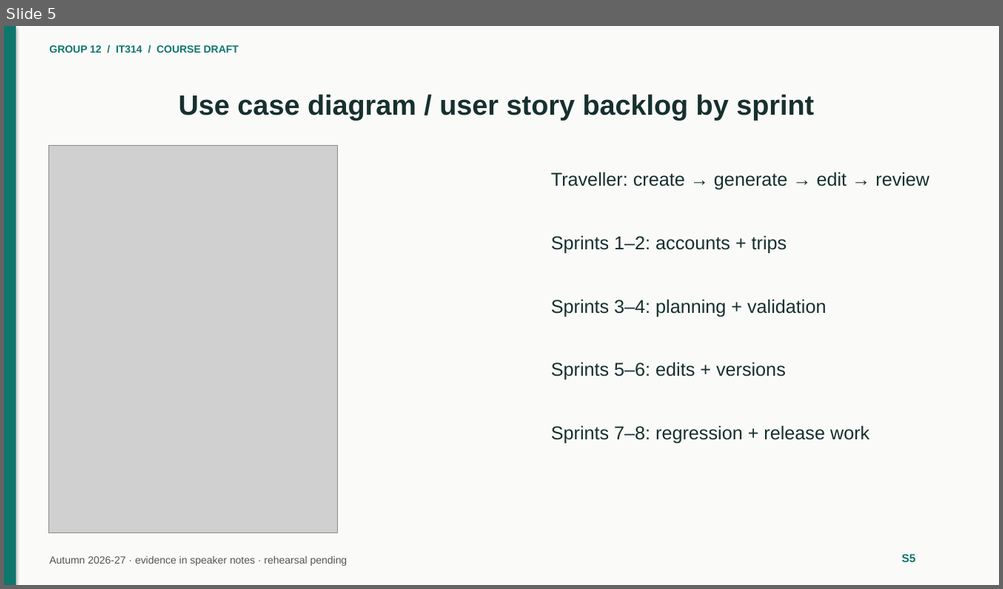
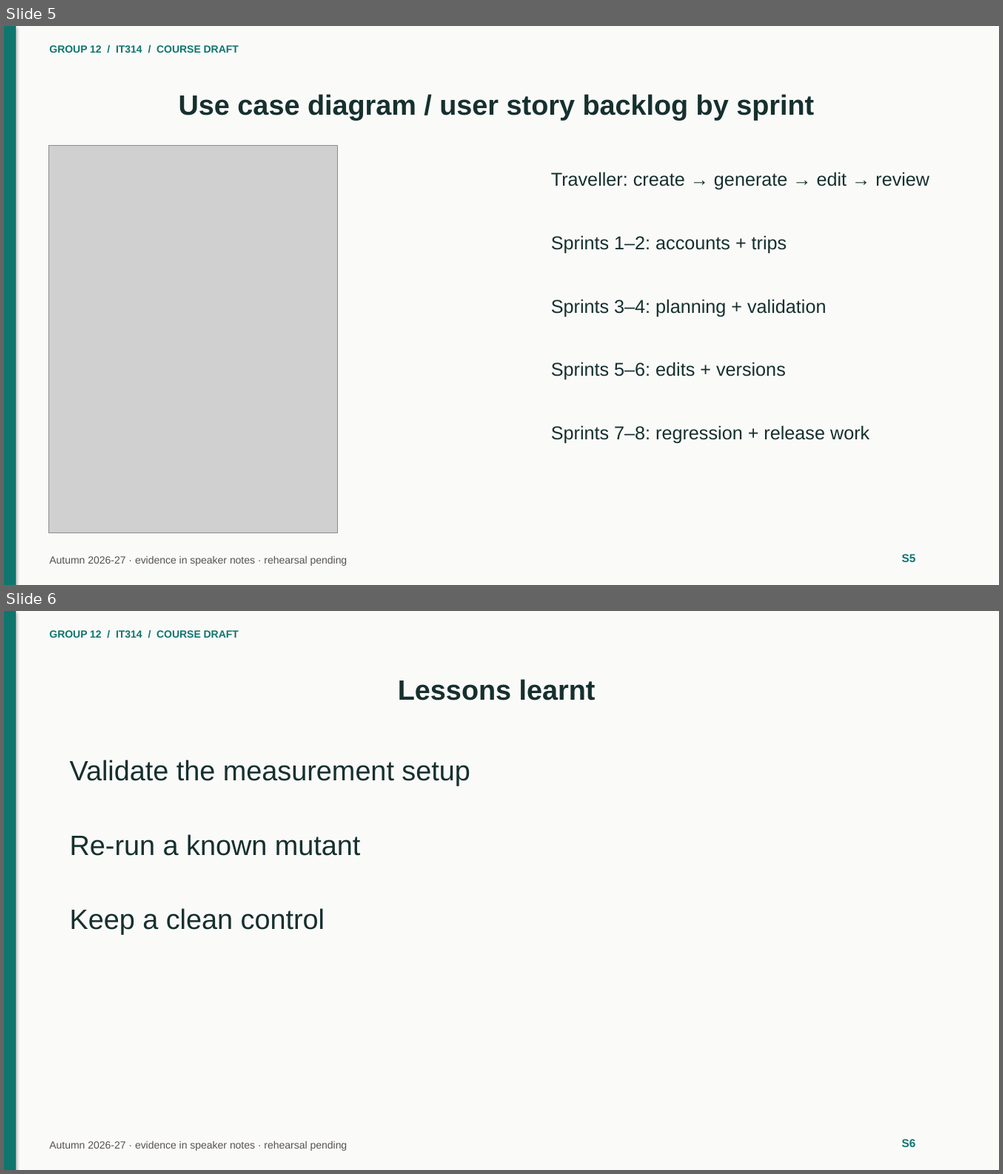
Before and after one commit to het-lathiya/Group12, a slide deck: docs/course/14-slides/Group12-IT314-slides.pptx. Shown one above the other, each under a label of ours: slide 5 before the commit, slides 5 and 6 after it. The pictures are 1003x589 and 1003x1174 pixels, drawn with LibreOffice and Linux fonts; fonts in the diff are those of the drawing; grey boxes stand for pictures. Boxes give left, top, right and bottom in pixels: in the first picture for what was removed or moved away, otherwise in the second. Text is boxed around its words. In the diff, an @@ line names an element or a change of style, - is before the commit and + after.

Commit message:
docs(course): IMP-804 slides S6-S10 draft

```diff
--- a/docs/course/14-slides/Group12-IT314-slides.pptx
+++ b/docs/course/14-slides/Group12-IT314-slides.pptx
@@ slide 6 added at [4,611,999,1170], background #FAFAF9 @@
@@ rectangle added at [4,611,16,1170], fill #0F766E @@
@@ text added at [49,630,239,638], 10 pt, text #0F766E, bold @@
+GROUP 12 / IT314 / COURSE DRAFT
@@ title added at [398,679,595,701], 27 pt, text #16302E, bold @@
+Lessons learnt
@@ text added at [70,760,469,786], 27 pt, text #16302E @@
+Validate the measurement setup
@@ text added at [70,834,361,856], 27 pt, text #16302E @@
+Re-run a known mutant
@@ text added at [70,908,324,935], 27 pt, text #16302E @@
+Keep a clean control
@@ text added at [49,1142,347,1151], 10 pt, text #57534E @@
+Autumn 2026-27 · evidence in speaker notes · rehearsal pending
@@ text added at [902,1139,916,1147], 11 pt, text #0F766E, bold @@
+S6
```
Also in this commit, not shown: 4 other slides added, 4 other files.
